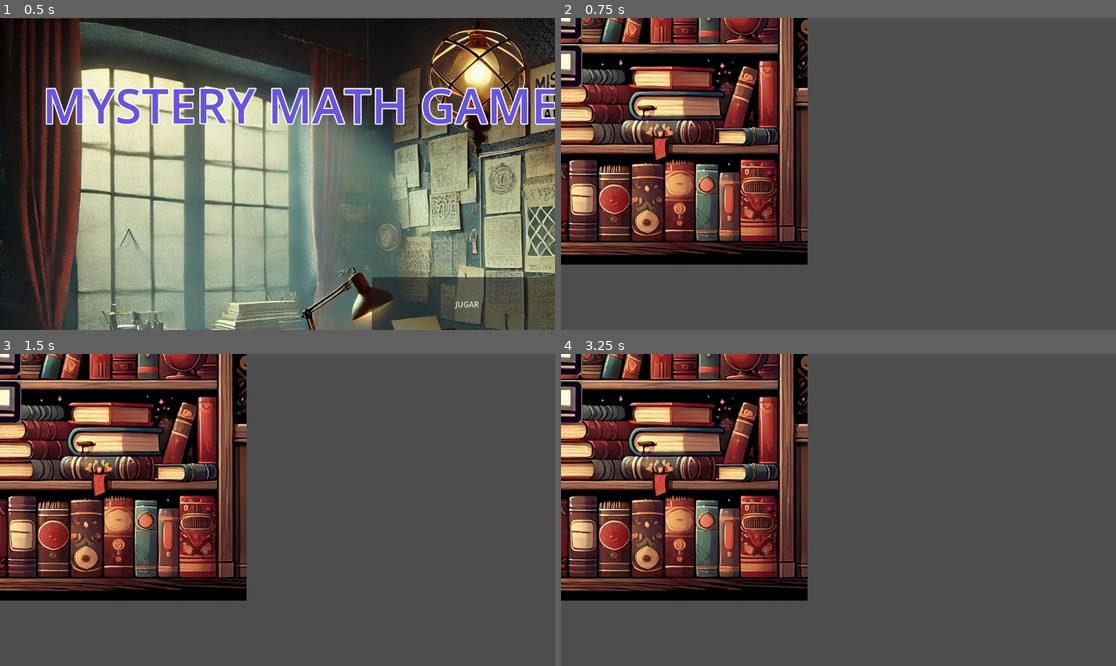
Above: before the commit, frames 1-4 (two rows, left to right).
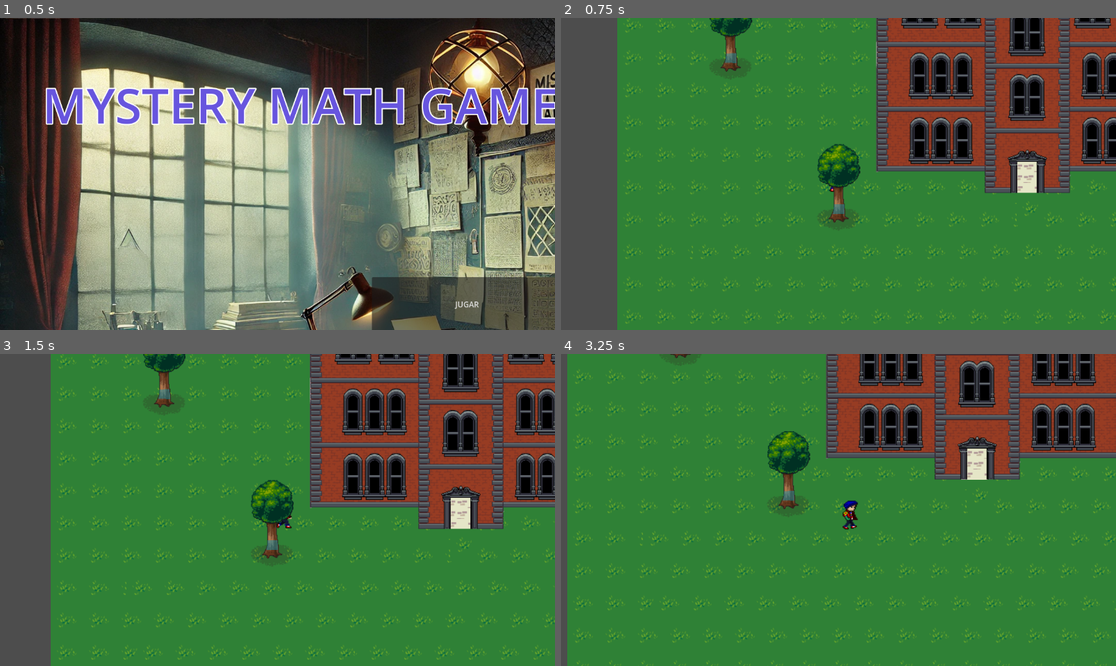
Above: after the commit, the same moments.

Repository: BurneoDanny/MysteryMathGame
Game: Godot game, scene res://scenes/menu.tscn
The game is run twice, just before and just after one commit, with the same random seed, the same clock (stepped at 60 frames per second) and the same inputs.
Inputs (mouse positions are in pixels of both pictures, inside the frame that each line leads up to):
- Up to frame 1 (0.5 s): no input
- Up to frame 2 (0.75 s): click "JUGAR" at 0.5 s
- Up to frame 3 (1.5 s): tap Enter at 1.25 s; move the mouse to (399, 494) at 1.27 s; hold Right (ui_right) from 1.28 s (still down)
- Up to frame 4 (3.25 s): move the mouse to (727, 525) at 2.02 s; release Right (ui_right) at 2.03 s; hold Down (ui_down) 2.03-2.78 s; move the mouse to (894, 441) at 2.77 s; hold Right (ui_right) from 2.78 s (still down)

Frame 1 is identical in both runs. In frame 2, 92% of the frame differs, in the area x 0-100%, y 0-100%; in frame 3, 93%; in frame 4, 96%.
Error before the commit: Parse Error: Identifier "global" not declared in the current scope. (res://scripts/library/dragObject.gd:14)

Commit message:
character fixed

Diff:
--- a/scripts/menu.gd
+++ b/scripts/menu.gd
@@ -5,7 +5,7 @@
 
 
 func _on_button_pressed() -> void:
-	get_tree().change_scene_to_file("res://scenes/library/thirdMiniGame/minigame.tscn")
+	get_tree().change_scene_to_file("res://scenes/TileMap.tscn")
 
 
 
